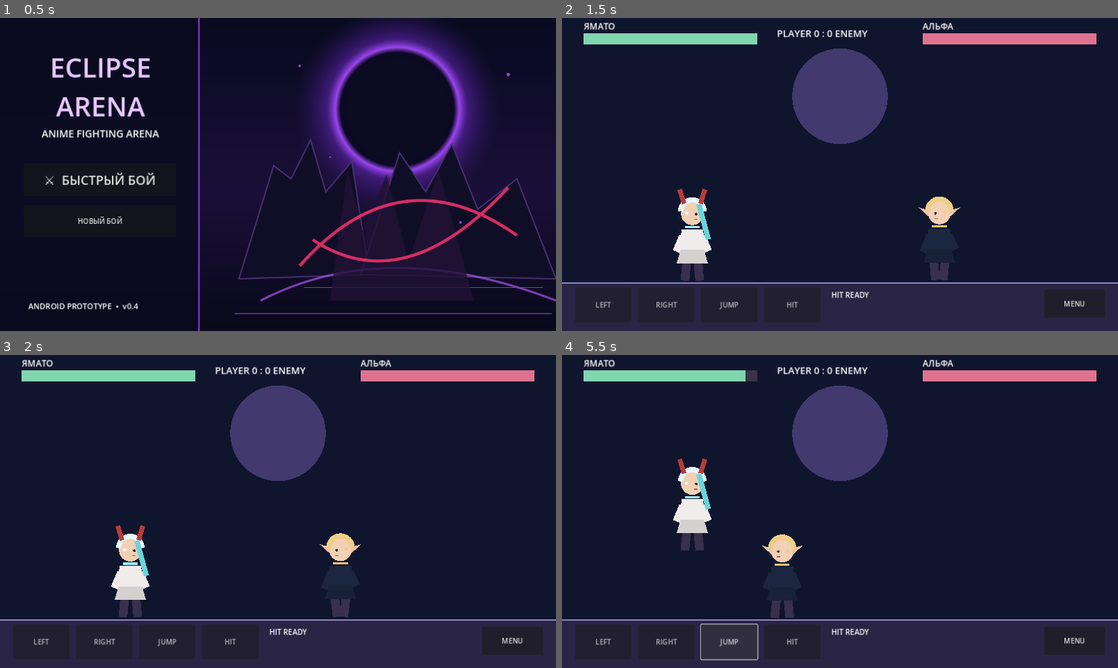
Above: before the commit, frames 1-4 (two rows, left to right).
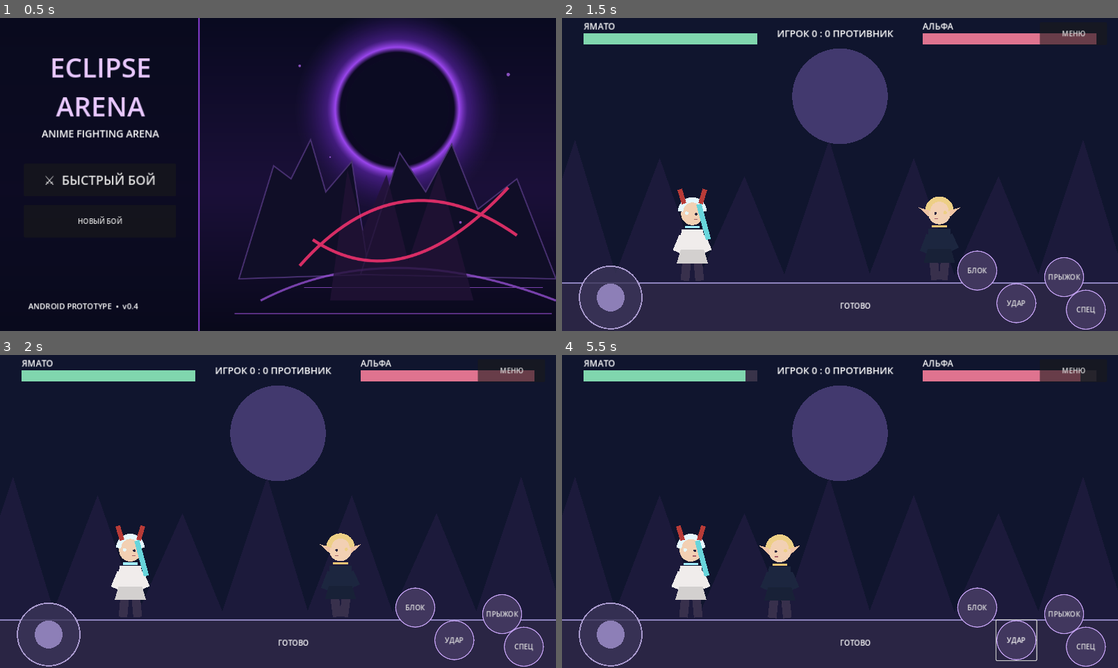
Above: after the commit, the same moments.

Repository: PerchikHot/Eclipse-Arena-
Game: Godot game, scene res://scenes/Main.tscn
The game is run twice, just before and just after one commit, with the same random seed, the same clock (stepped at 60 frames per second) and the same inputs.
Inputs (mouse positions are in pixels of both pictures, inside the frame that each line leads up to):
- Up to frame 1 (0.5 s): no input
- Up to frame 2 (1.5 s): click "⚔ БЫСТРЫЙ БОЙ" at 0.5 s; click "ЯМАТО" at 1.25 s
- Up to frame 3 (2 s): no input
- Up to frame 4 (5.5 s): click (600, 642) at 2 s, where only the run before the commit has a clickable "LEFT"; click (1062, 614) at 2.75 s, where only the run after the commit has a clickable "ПРЫЖОК"; click (667, 642) at 3.5 s, where only the run before the commit has a clickable "RIGHT"; click (1017, 639) at 4.25 s, where only the run after the commit has a clickable "УДАР"; click (728, 642) at 5 s, where only the run before the commit has a clickable "JUMP"

Frame 1 is identical in both runs. In frame 2, 5.8% of the frame differs, in the area x 3-98%, y 3-100%; in frame 3, 5.8%; in frame 4, 8.5%.

Commit message:
Implement touch joystick, round combat buttons, block, skill, combos, weapons and battle damage

Diff:
--- a/scripts/main.gd
+++ b/scripts/main.gd
@@ -44,6 +44,12 @@
 var selection_buttons: Array[Button] = []
 var player_name_label: Label
 var enemy_name_label: Label
+var joystick_center := Vector2(112, 643)
+var joystick_axis := 0.0
+var joystick_touch := -1
+var combo_hits := 0
+var combo_timer := 0.0
+var block_timer := 0.0
 
 func _ready() -> void:
     sound_library["swing"] = make_sound(0.13, 220.0, 90.0, 0.14, 0)
@@ -59,12 +65,23 @@
         audio_players.append(audio)
     left_rig = make_rig()
     right_rig = make_rig()
-    for label in ["LEFT", "RIGHT", "JUMP", "HIT"]:
+    for label in ["JUMP", "HIT", "BLOCK", "SKILL"]:
         var button := Button.new()
-        button.text = label
-        button.position = Vector2(30 + controls.size() * 145, 620)
-        button.size = Vector2(130, 80)
-        button.modulate.a = 0.8
+        button.text = {"JUMP": "ПРЫЖОК", "HIT": "УДАР", "BLOCK": "БЛОК", "SKILL": "СПЕЦ"}[label]
+        var positions := {"JUMP": Vector2(1110, 550), "HIT": Vector2(1000, 610), "BLOCK": Vector2(910, 535), "SKILL": Vector2(1160, 625)}
+        button.position = positions[label]
+        button.size = Vector2(92, 92)
+        button.add_theme_font_size_override("font_size", 16)
+        var normal := StyleBoxFlat.new()
+        normal.bg_color = Color("#41375e")
+        normal.border_color = Color("#c8a5f7")
+        normal.set_border_width_all(2)
+        normal.set_corner_radius_all(46)
+        button.add_theme_stylebox_override("normal", normal)
+        var pressed := normal.duplicate()
+        pressed.bg_color = Color("#7650ac")
+        button.add_theme_stylebox_override("pressed", pressed)
+        button.add_theme_stylebox_override("hover", pressed)
         add_child(button)
         controls[label] = button
         held[label] = false
@@ -81,7 +98,7 @@
     score_label = Label.new()
     score_label.position = Vector2(495, 20)
     score_label.add_theme_font_size_override("font_size", 22)
-    score_label.text = "PLAYER 0 : 0 ENEMY"
+    score_label.text = "ИГРОК 0 : 0 ПРОТИВНИК"
     add_child(score_label)
     result_label = Label.new()
     result_label.position = Vector2(500, 280)
@@ -89,20 +106,20 @@
     result_label.visible = false
     add_child(result_label)
     restart_button = Button.new()
-    restart_button.text = "RESTART"
-    restart_button.position = Vector2(760, 620)
-    restart_button.size = Vector2(170, 80)
+    restart_button.text = "ЗАНОВО"
+    restart_button.position = Vector2(740, 625)
+    restart_button.size = Vector2(145, 65)
     restart_button.visible = false
     restart_button.pressed.connect(restart_round)
     add_child(restart_button)
     cooldown_label = Label.new()
-    cooldown_label.position = Vector2(620, 625)
+    cooldown_label.position = Vector2(640, 650)
     cooldown_label.add_theme_font_size_override("font_size", 17)
     add_child(cooldown_label)
     pause_button = Button.new()
-    pause_button.text = "MENU"
-    pause_button.position = Vector2(1110, 625)
-    pause_button.size = Vector2(140, 65)
+    pause_button.text = "МЕНЮ"
+    pause_button.position = Vector2(1100, 10)
+    pause_button.size = Vector2(155, 52)
     pause_button.pressed.connect(show_menu)
     add_child(pause_button)
     menu_layer = Control.new()
@@ -269,6 +286,9 @@
     velocity_y = 0.0
     attack_cooldown = 0.0
     enemy_cooldown = 0.0
+    combo_hits = 0
+    combo_timer = 0.0
+    block_timer = 0.0
     round_over = false
     player_attack_fx = 0.0
     enemy_attack_fx = 0.0
@@ -287,11 +307,11 @@
     round_over = true
     if player_won:
         player_wins += 1
-        result_label.text = "YOU WIN!"
+        result_label.text = "ПОБЕДА!"
     else:
         enemy_wins += 1
-        result_label.text = "YOU LOSE!"
-    score_label.text = "PLAYER %d : %d ENEMY" % [player_wins, enemy_wins]
+        result_label.text = "ПОРАЖЕНИЕ!"
+    score_label.text = "ИГРОК %d : %d ПРОТИВНИК" % [player_wins, enemy_wins]
     result_label.visible = true
     restart_button.visible = true
 
@@ -301,10 +321,27 @@
         anchors[name] = Vector2.ZERO
     return anchors
 
+func _input(event: InputEvent) -> void:
+    if in_menu:
+        return
+    if event is InputEventScreenTouch:
+        if event.pressed and event.position.distance_to(joystick_center) < 105.0 and joystick_touch == -1:
+            joystick_touch = event.index
+            joystick_axis = clampf((event.position.x - joystick_center.x) / 58.0, -1.0, 1.0)
+        elif not event.pressed and event.index == joystick_touch:
+            joystick_touch = -1
+            joystick_axis = 0.0
+    elif event is InputEventScreenDrag and event.index == joystick_touch:
+        joystick_axis = clampf((event.position.x - joystick_center.x) / 58.0, -1.0, 1.0)
+
 func _process(delta: float) -> void:
     if round_over or in_menu:
         return
     animation_clock += delta
+    combo_timer = maxf(0.0, combo_timer - delta)
+    block_timer = maxf(0.0, block_timer - delta)
+    if combo_timer <= 0.0:
+        combo_hits = 0
     player_motion = 0.0
     enemy_motion = 0.0
     player_attack_fx = maxf(0.0, player_attack_fx - delta)
@@ -314,11 +351,14 @@
     ai_timer -= delta
     attack_cooldown = maxf(0, attack_cooldown - delta)
     enemy_cooldown = maxf(0, enemy_cooldown - delta)
-    var left_pressed: bool = Input.is_key_pressed(KEY_A) or held["LEFT"]
-    var right_pressed: bool = Input.is_key_pressed(KEY_D) or held["RIGHT"]
+    var left_pressed: bool = Input.is_key_pressed(KEY_A) or joystick_axis < -0.2
+    var right_pressed: bool = Input.is_key_pressed(KEY_D) or joystick_axis > 0.2
     var jump_pressed: bool = Input.is_key_pressed(KEY_SPACE) or Input.is_key_pressed(KEY_W) or held["JUMP"]
     var hit_pressed: bool = Input.is_key_pressed(KEY_J) or held["HIT"]
-    player_motion = float(right_pressed) - float(left_pressed)
+    player_motion = joystick_axis if absf(joystick_axis) > 0.2 else float(right_pressed) - float(left_pressed)
+    if held["BLOCK"] or Input.is_key_pressed(KEY_K):
+        block_timer = 0.15
+        player_motion *= 0.35
     x_left += player_motion * 330 * delta
     x_left = clampf(x_left, 50, 1230)
     if jump_pressed and y_left >= 610:
@@ -328,12 +368,15 @@
     y_left = minf(610, y_left + velocity_y * delta)
     if y_left >= 610:
         velocity_y = 0
-    if hit_pressed and attack_cooldown <= 0:
-        attack_cooldown = 0.55
+    var skill_pressed: bool = held["SKILL"] or Input.is_key_pressed(KEY_L)
+    if (hit_pressed or skill_pressed) and attack_cooldown <= 0 and block_timer <= 0.0:
+        attack_cooldown = 0.8 if skill_pressed else 0.43
         player_attack_fx = 0.18
         play_sound("swing")
-        if absf(x_left - x_right) < 145.0 and absf(y_left - 610.0) < 115.0:
-            hp_right = maxi(0, hp_right - 10)
+        if absf(x_left - x_right) < (195.0 if skill_pressed else 155.0) and absf(y_left - 610.0) < 115.0:
+            combo_hits += 1
+            combo_timer = 1.3
+            hp_right = maxi(0, hp_right - (18 if skill_pressed else 8 + mini(combo_hits, 4)))
             enemy_hit_fx = 0.22
             play_sound("hit")
             if hp_right == 0:
@@ -361,17 +404,24 @@
             play_sound("swing")
             player_hit_fx = 0.22
             play_sound("hit")
-            hp_left = maxi(0, hp_left - 7)
+            hp_left = maxi(0, hp_left - (2 if block_timer > 0.0 else 7))
             if hp_left == 0:
                 finish_round(false)
-    cooldown_label.text = "HIT READY" if attack_cooldown <= 0.0 else "HIT %.1fs" % attack_cooldown
+    cooldown_label.text = ("КОМБО %d  " % combo_hits if combo_hits > 1 else "") + ("ГОТОВО" if attack_cooldown <= 0.0 else "УДАР %.1fс" % attack_cooldown)
     queue_redraw()
 
 func _draw() -> void:
     draw_rect(Rect2(0, 0, 1280, 720), Color("#10152e"))
+    for i in range(8):
+        var px := float(i * 195 - 80)
+        draw_colored_polygon(PackedVector2Array([Vector2(px, 610), Vector2(px + 110, 280 + (i % 3) * 42), Vector2(px + 210, 610)]), Color("#1c1a3b"))
     draw_circle(Vector2(640, 180), 110, Color("#42396e"))
     draw_rect(Rect2(0, 610, 1280, 110), Color("#2a2544"))
     draw_line(Vector2(0, 610), Vector2(1280, 610), Color("#8e84be"), 4)
+    if not in_menu:
+        draw_circle(joystick_center, 72.0, Color("#3b3558", 0.78))
+        draw_arc(joystick_center, 72.0, 0.0, TAU, 48, Color("#aa9bcf"), 3.0)
+        draw_circle(joystick_center + Vector2(joystick_axis * 43.0, 0), 32.0, Color("#9788c2", 0.9))
     draw_fighter(Vector2(x_left, y_left), Color("#ffffff") if player_hit_fx > 0.0 else fighter_colors[selected_fighter], player_attack_fx > 0.0, x_right >= x_left, player_motion, true)
     draw_fighter(Vector2(x_right, 610), Color("#ffffff") if enemy_hit_fx > 0.0 else fighter_colors[enemy_fighter], enemy_attack_fx > 0.0, x_left >= x_right, enemy_motion, false)
     if enemy_hit_fx > 0.0:
@@ -403,7 +453,16 @@
         draw_line(body + Vector2(22, -108), body + Vector2(37, -73 - step * 0.35), color, 17.0)
     draw_line(body + Vector2(-22, -72), body + Vector2(22, -72), trim, 5.0)
     draw_colored_polygon(PackedVector2Array([body + Vector2(-27, -76), body + Vector2(27, -76), body + Vector2(36, -45), body + Vector2(-36, -45)]), color.darkened(0.12))
+    if attacking:
+        var weapon_color := Color("#bdeeff") if fighter_id == 0 else Color("#ffb1bb") if fighter_id == 1 else Color("#f4d6a0") if fighter_id == 2 else Color("#d4a3ff")
+        draw_line(body + Vector2(84 * facing, -105), body + Vector2(140 * facing, -154), weapon_color, 9.0)
+        draw_line(body + Vector2(135 * facing, -150), body + Vector2(151 * facing, -165), Color.WHITE, 4.0)
     draw_circle(body + Vector2(0, -159), 26.0, Color("#f2d0b3"))
+    var remaining_hp: int = hp_left if is_player else hp_right
+    if remaining_hp < 60:
+        draw_line(body + Vector2(-15,-113), body + Vector2(5,-97), Color("#5d2d49"), 3.0)
+    if remaining_hp < 30:
+        draw_line(body + Vector2(8,-87), body + Vector2(24,-77), Color("#b35c65"), 3.0)
     draw_arc(body + Vector2(0, -164), 27.0, PI, TAU, 18, hair, 12.0)
     if fighter_id == 0:
         draw_line(body + Vector2(-19, -182), body + Vector2(-29, -215), Color("#b83b37"), 11.0)
